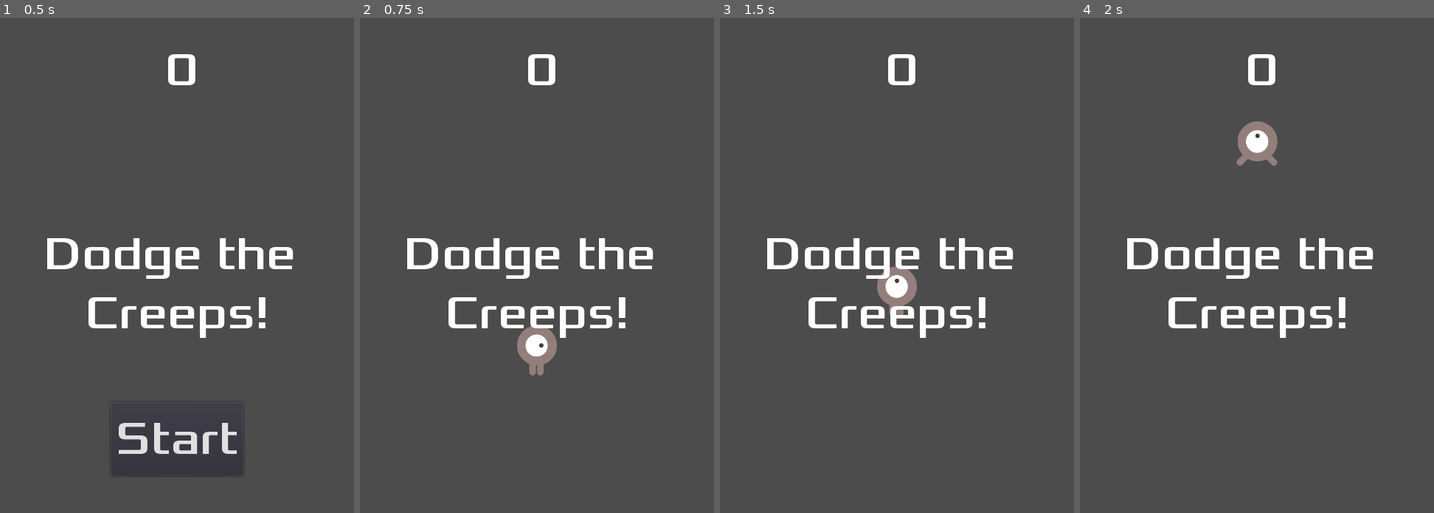
Above: before the commit, frames 1-4 (left to right).
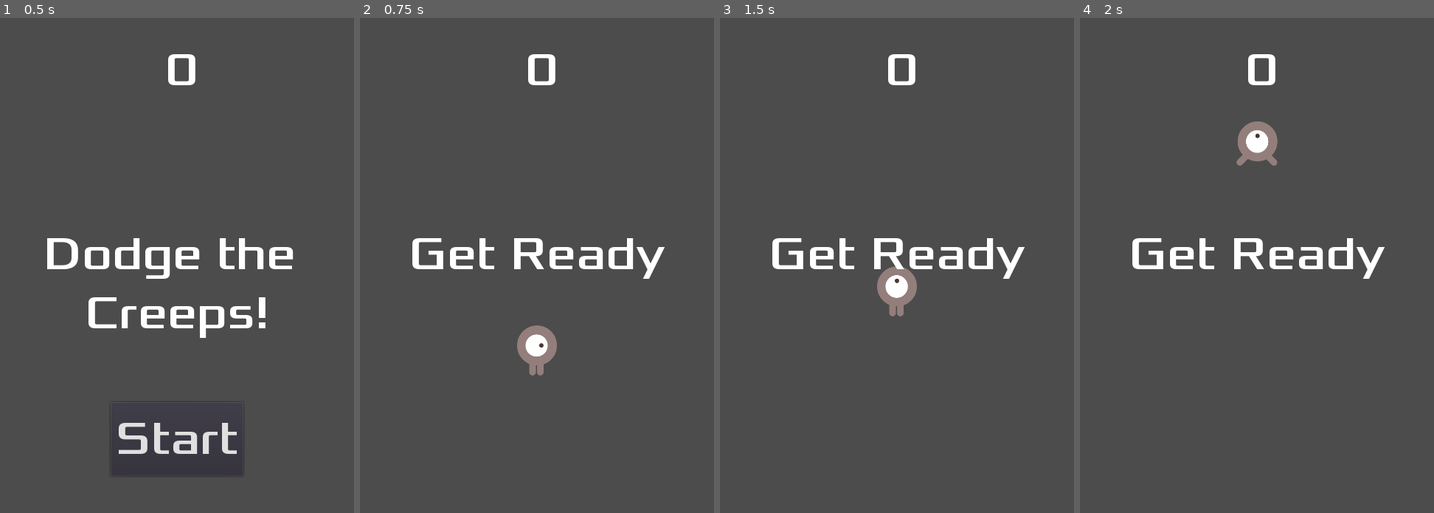
Above: after the commit, the same moments.

Repository: sergiocoba/DodgeTheCreeps
Game: Godot game, scene res://Main.tscn
Two runs of this game, one before a commit and one after it. Both use one fixed random seed, a clock stepped at 60 frames per second and the inputs below. This scene is started directly instead of the project's main scene.
Inputs:
- Up to frame 1 (0.5 s): no input
- Up to frame 2 (0.75 s): click "Start" at 0.5 s
- Up to frame 3 (1.5 s): tap Enter at 1.25 s; hold Up (move_up) from 1.28 s (still down)
- Up to frame 4 (2 s): keep holding Up (move_up)

Frame 1 is identical in both runs. In frame 2, 3.5% of the frame differs, in the area x 13-87%, y 44-65%; in frame 3, 3.5%; in frame 4, 3.5%.
Error before the commit: Invalid set index 'text' (on base: 'null instance') with value of type 'String'. (res://HUD.gd:15)

Commit message:
Joc jugable V2

Diff:
--- a/Dodge/HUD.tscn
+++ b/Dodge/HUD.tscn
@@ -22,7 +22,7 @@
 text = "0"
 align = 1
 
-[node name="Missatge" type="Label" parent="."]
+[node name="Message" type="Label" parent="."]
 anchor_left = 0.5
 anchor_top = 0.5
 anchor_right = 0.5
--- a/Dodge/Main.gd
+++ b/Dodge/Main.gd
@@ -30,6 +30,7 @@
 		$StartTimer.start()
 		$HUD.update_score(score)
 		$HUD.show_message("Get Ready")
+		get_tree().call_group("mobs", "queue_free")
 
 
 func _on_MobTimer_timeout():
--- a/Dodge/Mob.tscn
+++ b/Dodge/Mob.tscn
@@ -29,7 +29,7 @@
 [sub_resource type="CapsuleShape2D" id=2]
 radius = 41.0
 
-[node name="Mob" type="RigidBody2D"]
+[node name="Mob" type="RigidBody2D" groups=["mobs"]]
 collision_mask = 0
 gravity_scale = 0.0
 script = ExtResource( 7 )
